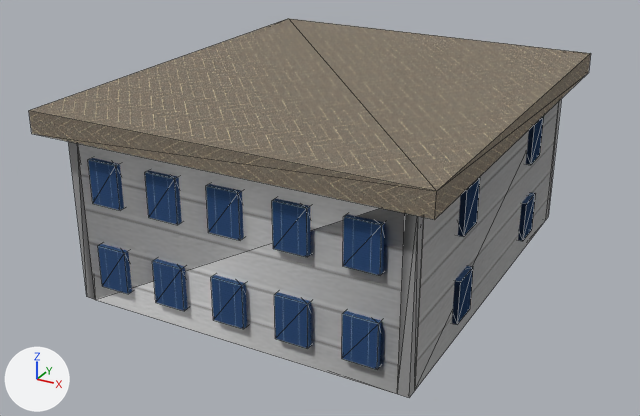
Renders of the OBJ model AT1/AT1/Resources/Export.obj from each side of a commit.
Camera for both pictures: a camera (50 mm lens) standing at (52.4, -89.6, 36.0) and looking at (15.0, -21.4, 2.0). Lighting does not change. The marker at lower left points along +X, +Y and +Z. Mesh edges are drawn as thin lines. Where no turn or scale is listed for an object, it has been applied to the vertices. Vertices at the same position are counted once.

In view in the first picture: 'Export'.
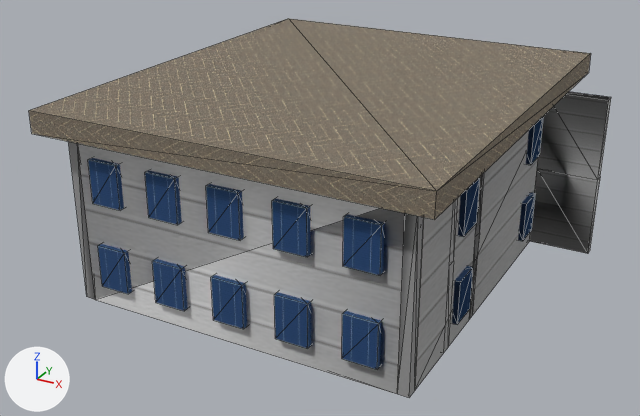
The change in detail:
me_export is used by ob_export; location (0.0, 0.0, 0.0).
me_export had 284 vertices, 448 faces and spanned x -2.5..33.5, y -39.5..2.5, z -4.0..14.0.
me_export now has 350 vertices, 566 faces and spans x -2.5..37.5, y -39.5..2.5, z -4.0..14.0.
Part 1, on me_export:
33 vertices are added at x 0.5..37.5, y -30.5..-6.5, z -4.0..12.0.
33 new vertices lie (0.0, 1.0, 0.0) away from vertices in x 0.5..37.5, y -30.5..-6.5, z -4.0..12.0.
118 new faces join them, mat_texture_lime_terracotta_tga (picture img_lime_terracotta_tga).

Pixel boxes (x1, y1, x2, y2) of what changed, in the pictures (640 x 416 px):
'Export', reshaped: before (29, 19, 591, 397); after (29, 19, 611, 397)
part 1 of me_export, added: after (444, 92, 611, 352)
